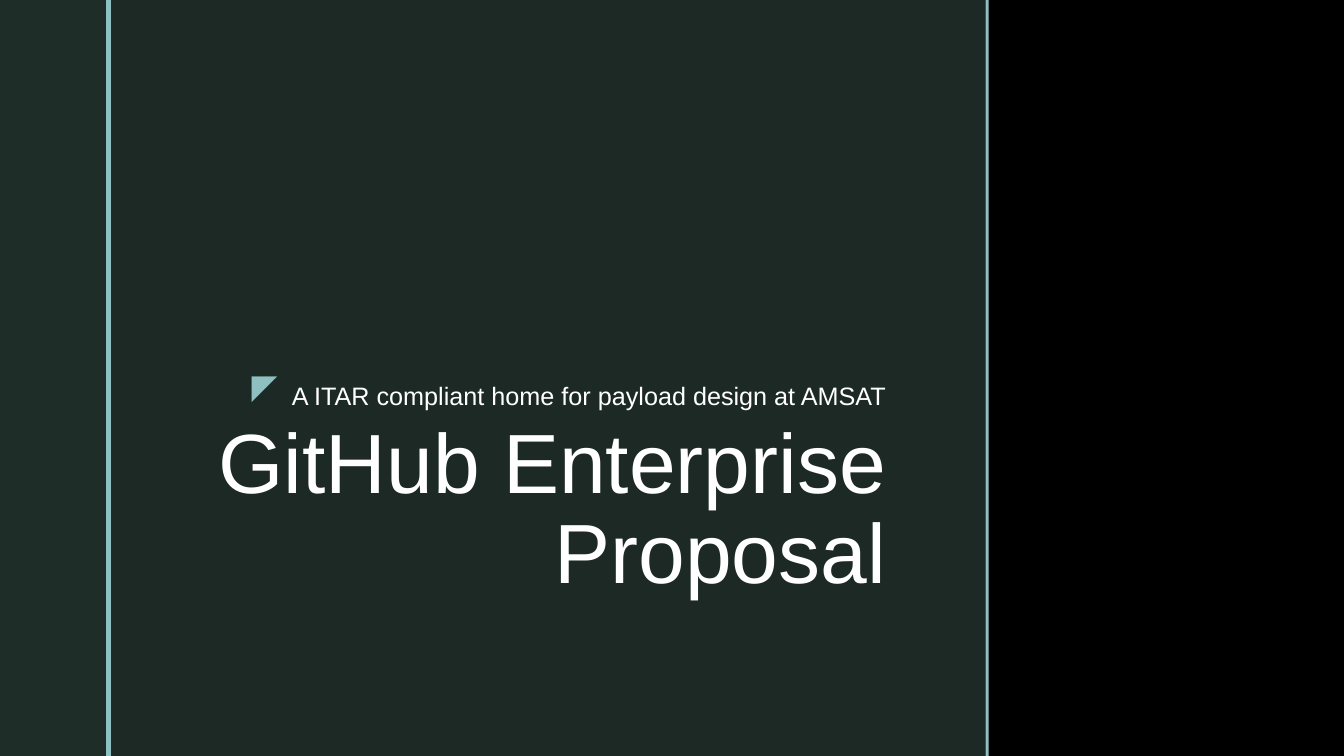
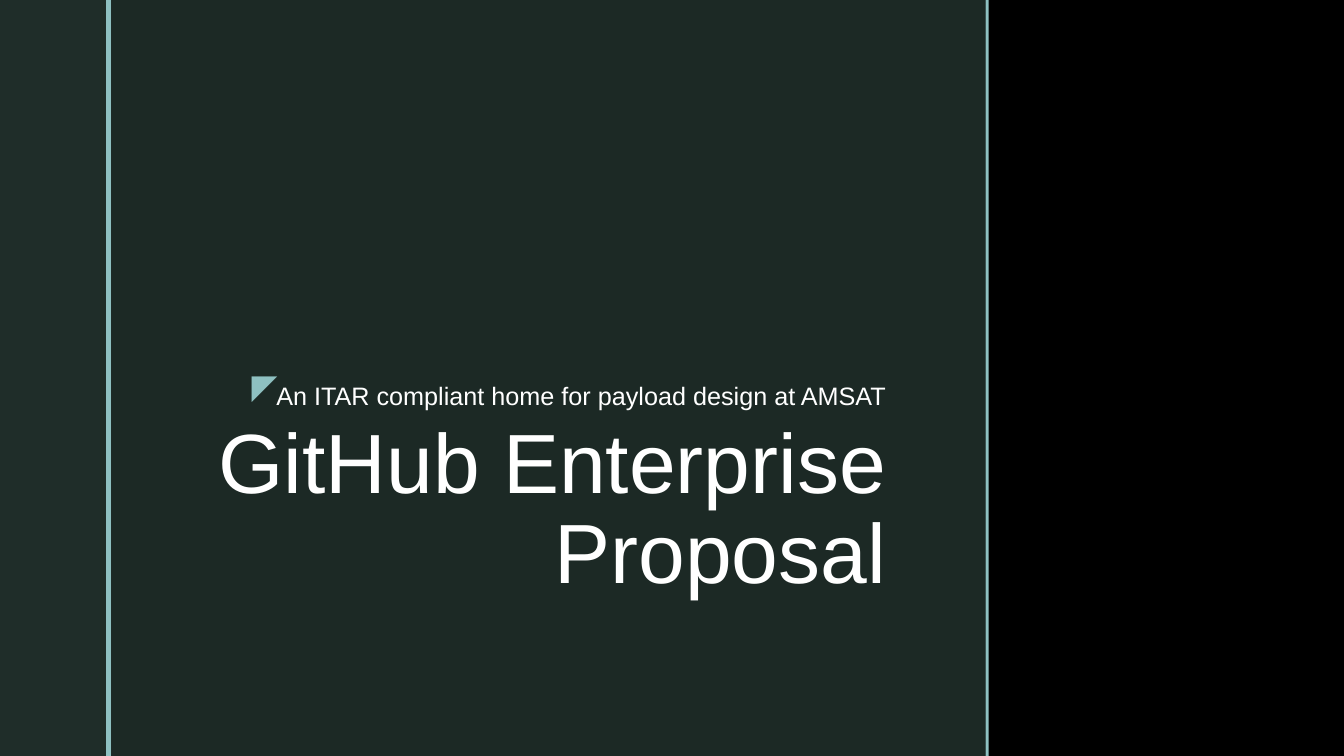
Before and after one commit to OpenResearchInstitute/documents, a slide deck: slide 1 of Papers_Articles_Presentations/Slide_Presentations/20171208_GitHubEnterpriseProposal.pptx. Drawn at 1344x756 pixels with LibreOffice and Linux fonts; fonts in the diff are those of the drawing; background and template pictures are left out. Boxes give left, top, right and bottom in pixels: in the first picture for what was removed or moved away, otherwise in the second. Text is boxed around its words. In the diff, an @@ line names an element or a change of style, - is before the commit and + after.

```diff
--- a/Papers_Articles_Presentations/Slide_Presentations/20171208_GitHubEnterpriseProposal.pptx
+++ b/Papers_Articles_Presentations/Slide_Presentations/20171208_GitHubEnterpriseProposal.pptx
@@ subtitle at (276, 386, 886, 410): text changed @@
-A ITAR compliant home for payload design at AMSAT
+An ITAR compliant home for payload design at AMSAT
```
Also in this commit, not shown: 3 other files.
